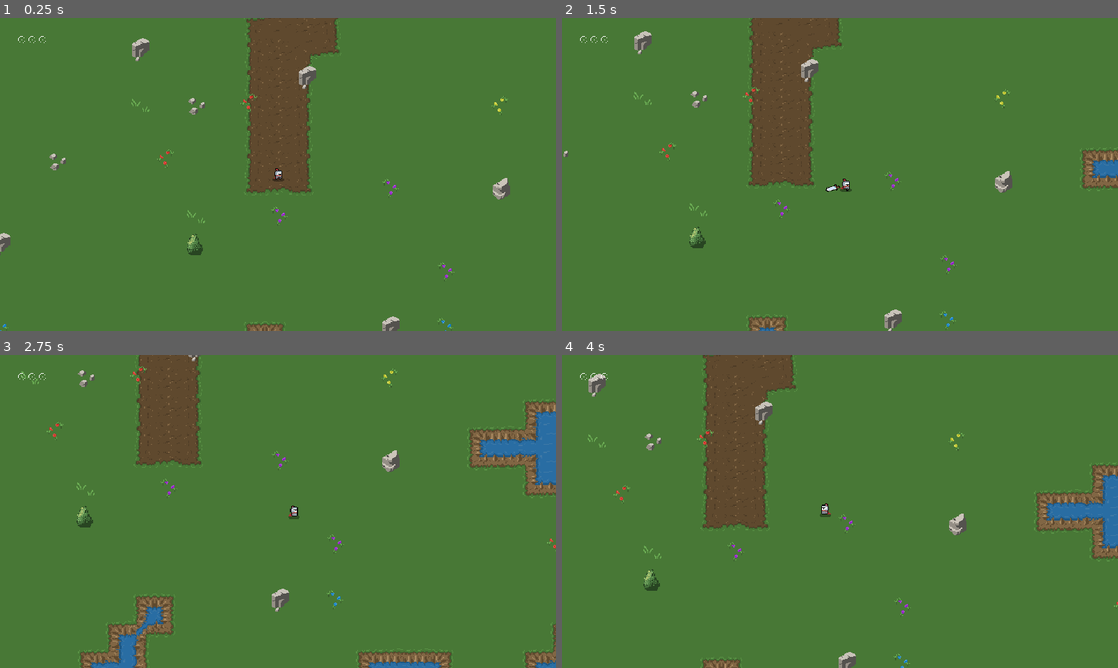
Above: before the commit, frames 1-4 (two rows, left to right).
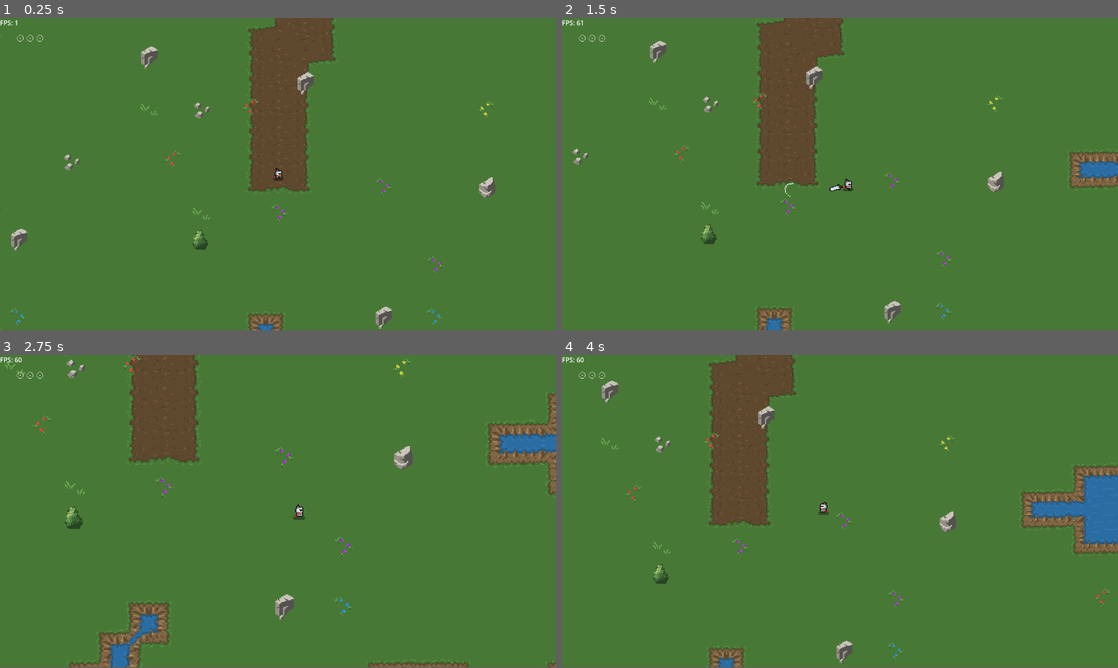
Above: after the commit, the same moments.

Repository: ZenithStar/mfgj_summer23
Game: Godot game, scene res://levels/test_level.tscn
Two runs of this game, one before a commit and one after it. Both use one fixed random seed, a clock stepped at 60 frames per second and the inputs below.
Inputs (mouse positions are in pixels of both pictures, inside the frame that each line leads up to):
- Up to frame 1 (0.25 s): no input
- Up to frame 2 (1.5 s): tap Enter at 0.5 s; move the mouse to (962, 158) at 0.52 s; hold D (move_right) 0.53-1.28 s; tap Space (action) at 0.6 s; click (962, 158) at 0.8 s; move the mouse to (728, 190) at 1.27 s; hold S (move_down) from 1.28 s (still down); click (728, 190) at 1.35 s
- Up to frame 3 (2.75 s): tap Mouse wheel up (zoom_in, bound only after the commit) at 1.55, 2.1 s; move the mouse to (333, 442) at 2.02 s; release S (move_down) at 2.03 s; hold D (move_right) from 2.03 s (still down); tap Mouse wheel down (zoom_out, bound only after the commit) at 2.3 s
- Up to frame 4 (4 s): move the mouse to (812, 574) at 2.77 s; release D (move_right) at 2.78 s; hold W (move_up) 2.78-3.53 s; tap Mouse wheel down (zoom_out, bound only after the commit) at 2.85 s; tap Space (action) at 3.05, 3.6 s; move the mouse to (1006, 558) at 3.52 s; hold A (move_left) from 3.53 s (still down); click (1006, 558) at 3.8 s
In our replay, the window is 800x450 before the commit and 800x449 after it. These sizes can differ from the game's own. Grey fills any space a smaller window leaves; there, only what the larger window draws over its background counts as a difference.

The runs differ from the first frame. In frame 1, 3.5% of the frame differs, in the area x 0-92%, y 0-100%; in frame 2, 4.7%; in frame 3, 8.2%, in the area x 0-100%, y 0-100%; in frame 4, 5.9%.

Commit message:
Added a sword beam attack. Implemented camera zoom

Diff:
--- /dev/null
+++ b/assets/v1.1 dungeon crawler 16X16 pixel pack/effects (new)/enemy_afterdead_explosion.tres
@@ -0,0 +1,37 @@
+[gd_resource type="SpriteFrames" load_steps=5 format=3 uid="uid://chj825k5omvdo"]
+
+[ext_resource type="Texture2D" uid="uid://qdnvqcly2j41" path="res://assets/v1.1 dungeon crawler 16X16 pixel pack/effects (new)/enemy_afterdead_explosion_anim_f0.png" id="1_15yx7"]
+[ext_resource type="Texture2D" uid="uid://dro3rul66c15t" path="res://assets/v1.1 dungeon crawler 16X16 pixel pack/effects (new)/enemy_afterdead_explosion_anim_f1.png" id="2_bp0qt"]
+[ext_resource type="Texture2D" uid="uid://dqgj55x6q4dlx" path="res://assets/v1.1 dungeon crawler 16X16 pixel pack/effects (new)/enemy_afterdead_explosion_anim_f2.png" id="3_strv1"]
+[ext_resource type="Texture2D" uid="uid://csxql3hu33f4w" path="res://assets/v1.1 dungeon crawler 16X16 pixel pack/effects (new)/enemy_afterdead_explosion_anim_f3.png" id="4_5dtmi"]
+
+[resource]
+animations = [{
+"frames": [{
+"duration": 1.0,
+"texture": null
+}],
+"loop": false,
+"name": &"RESET",
+"speed": 10.0
+}, {
+"frames": [{
+"duration": 1.0,
+"texture": ExtResource("1_15yx7")
+}, {
+"duration": 1.0,
+"texture": ExtResource("2_bp0qt")
+}, {
+"duration": 1.0,
+"texture": ExtResource("3_strv1")
+}, {
+"duration": 1.0,
+"texture": ExtResource("4_5dtmi")
+}, {
+"duration": 1.0,
+"texture": null
+}],
+"loop": false,
+"name": &"death",
+"speed": 10.0
+}]
--- /dev/null
+++ b/assets/v1.1 dungeon crawler 16X16 pixel pack/effects (new)/slash_frames.tres
@@ -0,0 +1,25 @@
+[gd_resource type="SpriteFrames" load_steps=4 format=3 uid="uid://d0jntlxb2rtt4"]
+
+[ext_resource type="Texture2D" uid="uid://deeeugbi03rei" path="res://assets/v1.1 dungeon crawler 16X16 pixel pack/effects (new)/slash_effect_anim_f0.png" id="1_rhi7i"]
+[ext_resource type="Texture2D" uid="uid://c0i0sutdkt2tt" path="res://assets/v1.1 dungeon crawler 16X16 pixel pack/effects (new)/slash_effect_anim_f1.png" id="2_tbam7"]
+[ext_resource type="Texture2D" uid="uid://n4m27opim6wq" path="res://assets/v1.1 dungeon crawler 16X16 pixel pack/effects (new)/slash_effect_anim_f2.png" id="3_48ttf"]
+
+[resource]
+animations = [{
+"frames": [{
+"duration": 1.0,
+"texture": ExtResource("1_rhi7i")
+}, {
+"duration": 1.0,
+"texture": ExtResource("2_tbam7")
+}, {
+"duration": 1.0,
+"texture": ExtResource("3_48ttf")
+}, {
+"duration": 1.0,
+"texture": null
+}],
+"loop": false,
+"name": &"default",
+"speed": 8.0
+}]
--- a/prefabs/ai/overlay_ui.tscn
+++ b/prefabs/ai/overlay_ui.tscn
@@ -5,3 +5,7 @@
 [node name="HUD" type="CanvasLayer"]
 layer = 100
 script = ExtResource("1_escde")
+
+[node name="FPS" type="Label" parent="."]
+offset_right = 40.0
+offset_bottom = 23.0
--- a/prefabs/bat.tscn
+++ b/prefabs/bat.tscn
@@ -1,12 +1,14 @@
-[gd_scene load_steps=34 format=3 uid="uid://bd4xkstaqln3m"]
+[gd_scene load_steps=39 format=3 uid="uid://bd4xkstaqln3m"]
 
 [ext_resource type="Script" path="res://scripts/bat.gd" id="1_jso4m"]
 [ext_resource type="SpriteFrames" uid="uid://cdbwbvrp3o5sf" path="res://assets/v1.1 dungeon crawler 16X16 pixel pack/enemies/flying creature/flier.tres" id="1_u5jt1"]
 [ext_resource type="Script" path="res://prefabs/ai/BatEnemyAI.gd" id="2_qkhfp"]
+[ext_resource type="PackedScene" uid="uid://wpjhrdphohf2" path="res://prefabs/enemy_dead.tscn" id="3_qb46c"]
 [ext_resource type="AudioStream" uid="uid://dsmobkj451sj3" path="res://assets/Meta data assets files/sounds/fx/select.wav" id="3_rl07a"]
 [ext_resource type="Script" path="res://addons/beehave/nodes/composites/selector.gd" id="4_imk3u"]
 [ext_resource type="Script" path="res://addons/beehave/nodes/composites/selector_reactive.gd" id="4_mhx13"]
 [ext_resource type="Script" path="res://addons/beehave/nodes/composites/sequence.gd" id="5_5o2i8"]
+[ext_resource type="AudioStream" uid="uid://dpoghggshbuoe" path="res://assets/Meta data assets files/sounds/fx/thorn.wav" id="5_ikygq"]
 [ext_resource type="Script" path="res://addons/beehave/nodes/composites/sequence_reactive.gd" id="5_p0i0k"]
 [ext_resource type="PackedScene" uid="uid://cmmnyywipci2m" path="res://prefabs/ai/low_hp.tscn" id="6_sokal"]
 [ext_resource type="PackedScene" uid="uid://dxqiqx50rb1bs" path="res://prefabs/ai/flee.tscn" id="8_0tpbl"]
@@ -78,25 +80,13 @@
 
 [sub_resource type="Animation" id="Animation_ta1bl"]
 resource_name = "die"
-tracks/0/type = "value"
-tracks/0/imported = false
-tracks/0/enabled = true
-tracks/0/path = NodePath(".:modulate")
-tracks/0/interp = 1
-tracks/0/loop_wrap = true
-tracks/0/keys = {
-"times": PackedFloat32Array(0, 1),
-"transitions": PackedFloat32Array(1, 1),
-"update": 0,
-"values": [Color(1, 1, 1, 1), Color(1, 1, 1, 0)]
-}
-tracks/1/type = "method"
-tracks/1/imported = false
-tracks/1/enabled = true
-tracks/1/path = NodePath(".")
-tracks/1/interp = 1
-tracks/1/loop_wrap = true
-tracks/1/keys = {
+tracks/0/type = "method"
+tracks/0/imported = false
+tracks/0/enabled = true
+tracks/0/path = NodePath(".")
+tracks/0/interp = 1
+tracks/0/loop_wrap = true
+tracks/0/keys = {
 "times": PackedFloat32Array(1),
 "transitions": PackedFloat32Array(1),
 "values": [{
@@ -104,20 +94,32 @@
 "method": &"queue_free"
 }]
 }
+tracks/1/type = "value"
+tracks/1/imported = false
+tracks/1/enabled = true
+tracks/1/path = NodePath("AnimatedSprite2D:modulate")
+tracks/1/interp = 1
+tracks/1/loop_wrap = true
+tracks/1/keys = {
+"times": PackedFloat32Array(0, 0.5),
+"transitions": PackedFloat32Array(1, 1),
+"update": 0,
+"values": [Color(1, 1, 1, 1), Color(1, 1, 1, 0)]
+}
 
 [sub_resource type="Animation" id="Animation_w7apj"]
 resource_name = "healing"
 tracks/0/type = "value"
 tracks/0/imported = false
 tracks/0/enabled = true
-tracks/0/path = NodePath(".:modulate")
+tracks/0/path = NodePath("AnimatedSprite2D:modulate")
 tracks/0/interp = 1
 tracks/0/loop_wrap = true
 tracks/0/keys = {
 "times": PackedFloat32Array(0, 0.5, 1),
 "transitions": PackedFloat32Array(1, 1, 1),
 "update": 0,
-"values": [Color(1, 1, 1, 1), Color(0.447059, 1, 0.458824, 1), Color(1, 1, 1, 1)]
+"values": [Color(1, 1, 1, 1), Color(0, 1, 0, 1), Color(1, 1, 1, 1)]
 }
 
 [sub_resource type="AnimationLibrary" id="AnimationLibrary_gjfkr"]
@@ -164,6 +166,56 @@
 "exclaim": SubResource("Animation_03wtm")
 }
 
+[sub_resource type="Animation" id="Animation_6wuqg"]
+resource_name = "RESET"
+tracks/0/type = "value"
+tracks/0/imported = false
+tracks/0/enabled = true
+tracks/0/path = NodePath("../AnimatedSprite2D:modulate")
+tracks/0/interp = 1
+tracks/0/loop_wrap = true
+tracks/0/keys = {
+"times": PackedFloat32Array(0),
+"transitions": PackedFloat32Array(1),
+"update": 0,
+"values": [Color(1, 1, 1, 1)]
+}
+
+[sub_resource type="Animation" id="Animation_c7u7n"]
+resource_name = "death"
+tracks/0/type = "value"
+tracks/0/imported = false
+tracks/0/enabled = true
+tracks/0/path = NodePath("../AnimatedSprite2D:modulate")
+tracks/0/interp = 1
+tracks/0/loop_wrap = true
+tracks/0/keys = {
+"times": PackedFloat32Array(0, 1),
+"transitions": PackedFloat32Array(1, 1),
+"update": 0,
+"values": [Color(1, 1, 1, 1), Color(0, 0, 0, 0)]
+}
+tracks/1/type = "method"
+tracks/1/imported = false
+tracks/1/enabled = true
+tracks/1/path = NodePath("..")
+tracks/1/interp = 1
+tracks/1/loop_wrap = true
+tracks/1/keys = {
+"times": PackedFloat32Array(1),
+"transitions": PackedFloat32Array(1),
+"values": [{
+"args": [],
+"method": &"queue_free"
+}]
+}
+
+[sub_resource type="AnimationLibrary" id="AnimationLibrary_ocetj"]
+_data = {
+"RESET": SubResource("Animation_6wuqg"),
+"death": SubResource("Animation_c7u7n")
+}
+
 [node name="Spawn" type="Node2D"]
 
 [node name="Bat" type="CharacterBody2D" parent="."]
@@ -180,6 +232,8 @@
 animation = &"fly"
 autoplay = "fly"
 frame_progress = 0.448274
+
+[node name="DeathAnimation" parent="Bat" instance=ExtResource("3_qb46c")]
 
 [node name="Exclamation" type="Label" parent="Bat"]
 modulate = Color(1, 1, 1, 0)
@@ -194,6 +248,9 @@
 stream = ExtResource("3_rl07a")
 volume_db = -20.0
 
+[node name="HitSFX" type="AudioStreamPlayer2D" parent="Bat"]
+stream = ExtResource("5_ikygq")
+
 [node name="Detection" type="Area2D" parent="Bat"]
 collision_layer = 0
 collision_mask = 33
@@ -252,7 +309,7 @@
 [node name="OrbitTimeout" type="Node" parent="Bat/BatEnemyAI/SelectorReactiveComposite/High HP/Attack"]
 script = ExtResource("12_j80wp")
 success_on_timeout = true
-wait_time = 5.882
+wait_time = 6.22142
 
 [node name="Orbit" parent="Bat/BatEnemyAI/SelectorReactiveComposite/High HP/Attack/OrbitTimeout" instance=ExtResource("11_vni1q")]
 
@@ -275,5 +332,11 @@
 "": SubResource("AnimationLibrary_3x3tg")
 }
 
+[node name="DeathAnimationPlayer" type="AnimationPlayer" parent="Bat"]
+root_node = NodePath("../AnimationPlayer")
+libraries = {
+"": SubResource("AnimationLibrary_ocetj")
+}
+
 [connection signal="body_entered" from="Bat/Detection" to="Bat/Detection" method="_on_body_entered"]
 [connection signal="body_exited" from="Bat/Detection" to="Bat/Detection" method="_on_body_exited"]
--- /dev/null
+++ b/prefabs/enemy_dead.tscn
@@ -0,0 +1,8 @@
+[gd_scene load_steps=2 format=3 uid="uid://wpjhrdphohf2"]
+
+[ext_resource type="SpriteFrames" uid="uid://chj825k5omvdo" path="res://assets/v1.1 dungeon crawler 16X16 pixel pack/effects (new)/enemy_afterdead_explosion.tres" id="1_gxj1h"]
+
+[node name="AnimatedSprite2D" type="AnimatedSprite2D"]
+sprite_frames = ExtResource("1_gxj1h")
+animation = &"death"
+autoplay = "RESET"
--- a/prefabs/hero.tscn
+++ b/prefabs/hero.tscn
@@ -62,8 +62,9 @@
 [node name="Camera2D" type="Camera2D" parent="."]
 zoom = Vector2(2, 2)
 position_smoothing_enabled = true
+position_smoothing_speed = 4.0
 
-[node name="HitSFX" type="AudioStreamPlayer" parent="."]
+[node name="HitSFX" type="AudioStreamPlayer2D" parent="."]
 stream = ExtResource("3_tfj4s")
 
 [node name="AnimationPlayer" type="AnimationPlayer" parent="."]
--- a/prefabs/sword.tscn
+++ b/prefabs/sword.tscn
@@ -1,8 +1,7 @@
-[gd_scene load_steps=5 format=3 uid="uid://dryedq7fcyqo7"]
+[gd_scene load_steps=4 format=3 uid="uid://dryedq7fcyqo7"]
 
 [ext_resource type="Script" path="res://scripts/sword_swing.gd" id="1_hufl4"]
 [ext_resource type="Texture2D" uid="uid://da72ksp76081g" path="res://assets/v1.1 dungeon crawler 16X16 pixel pack/heroes/knight/weapon_sword_1.png" id="2_3snwx"]
-[ext_resource type="AudioStream" uid="uid://dpoghggshbuoe" path="res://assets/Meta data assets files/sounds/fx/thorn.wav" id="3_f6efm"]
 
 [sub_resource type="CapsuleShape2D" id="CapsuleShape2D_q8fq0"]
 radius = 2.0
@@ -23,7 +22,4 @@
 rotation = 0.785398
 shape = SubResource("CapsuleShape2D_q8fq0")
 
-[node name="HitSFX" type="AudioStreamPlayer" parent="."]
-stream = ExtResource("3_f6efm")
-
 [connection signal="body_entered" from="." to="." method="_on_body_entered"]
--- /dev/null
+++ b/prefabs/sword_beam.tscn
@@ -0,0 +1,20 @@
+[gd_scene load_steps=3 format=3 uid="uid://bbnrtwcsup8ht"]
+
+[ext_resource type="SpriteFrames" uid="uid://d0jntlxb2rtt4" path="res://assets/v1.1 dungeon crawler 16X16 pixel pack/effects (new)/slash_frames.tres" id="1_1a7t5"]
+[ext_resource type="Script" path="res://scripts/sword_beam.gd" id="1_hy4f7"]
+
+[node name="Sword Beam" type="Area2D"]
+collision_layer = 0
+collision_mask = 240
+script = ExtResource("1_hy4f7")
+
+[node name="AnimatedSprite2D" type="AnimatedSprite2D" parent="."]
+position = Vector2(16, 0)
+sprite_frames = ExtResource("1_1a7t5")
+autoplay = "default"
+
+[node name="CollisionPolygon2D" type="CollisionPolygon2D" parent="."]
+position = Vector2(16, 0)
+polygon = PackedVector2Array(-2, -8, 3, -3, 3, 3, -2, 8, -8, 8, -1, 0, -8, -8)
+
+[connection signal="body_entered" from="." to="." method="_on_body_entered"]
--- a/project.godot
+++ b/project.godot
@@ -23,10 +23,9 @@
 
 [display]
 
-window/size/viewport_width=1280
-window/size/viewport_height=720
+window/size/viewport_width=1366
+window/size/viewport_height=768
 window/size/mode=2
-window/stretch/mode="canvas_items"
 
 [editor_plugins]
 
@@ -95,10 +94,21 @@
 "events": [Object(InputEventMouseButton,"resource_local_to_scene":false,"resource_name":"","device":-1,"window_id":0,"a …(257 unchanged characters)…
 ]
 }
+zoom_in={
+"deadzone": 0.5,
+"events": [Object(InputEventMouseButton,"resource_local_to_scene":false,"resource_name":"","device":-1,"window_id":0,"alt_pressed":false,"shift_pressed":false,"ctrl_pressed":false,"meta_pressed":false,"button_mask":8,"position":Vector2(270, 14),"global_position":Vector2(274, 57),"factor":1.0,"button_index":4,"canceled":false,"pressed":true,"double_click":false,"script":null)
+]
+}
+zoom_out={
+"deadzone": 0.5,
+"events": [Object(InputEventMouseButton,"resource_local_to_scene":false,"resource_name":"","device":-1,"window_id":0,"alt_pressed":false,"shift_pressed":false,"ctrl_pressed":false,"meta_pressed":false,"button_mask":16,"position":Vector2(226, 14),"global_position":Vector2(230, 57),"factor":1.0,"button_index":5,"canceled":false,"pressed":true,"double_click":false,"script":null)
+]
+}
 
 [rendering]
 
 textures/canvas_textures/default_texture_filter=0
 renderer/rendering_method="gl_compatibility"
 renderer/rendering_method.mobile="gl_compatibility"
+2d/snap/snap_2d_transforms_to_pixel=true
 2d/snap/snap_2d_vertices_to_pixel=true
--- a/scripts/bat.gd
+++ b/scripts/bat.gd
@@ -12,6 +12,7 @@
 @onready var patrol_angle: float = randf_range(-PI, PI)
 @onready var patrol_angle_i: float = randf_range(-1000.0, 1000.0)
 @onready var patrol_velocity_i: float = randf_range(-1000.0, 1000.0)
+
 
 func patrol():
 	patrol_angle += noise.get_noise_1d(patrol_angle_i) * patrol_angular_velocity
@@ -39,14 +40,14 @@
 	orbit_distance_i = randf_range(-1000.0, 1000.0)
 	return BeehaveTree.SUCCESS
 func orbit(charge:bool = false):
-	var offset = target.global_position - global_position
 	if current_collision != null:
 		if current_collision.get_collider() is Hero:
 			return BeehaveTree.SUCCESS
+	if target == null :
+		return BeehaveTree.FAILURE
+	var offset = target.global_position - global_position
 	if max_chase_distance < offset.length():
 		target = null
-		return BeehaveTree.FAILURE
-	elif target == null :
 		return BeehaveTree.FAILURE
 	else:
 		if charge:
--- a/scripts/enemy.gd
+++ b/scripts/enemy.gd
@@ -80,27 +80,34 @@
 
 @export var recovery_rate:float = 0.5
 func recover():
-	if current_hp < max_hp:
-		current_hp = clamp(current_hp + recovery_rate * get_physics_process_delta_time(), 0.0, max_hp)
-		command_velocity = Vector2.ZERO
-		$AnimationPlayer.play("healing")
-		return BeehaveTree.RUNNING
+	if state == State.ACTIVE:
+		if current_hp < max_hp:
+			current_hp = clamp(current_hp + recovery_rate * get_physics_process_delta_time(), 0.0, max_hp)
+			command_velocity = Vector2.ZERO
+			$AnimationPlayer.play("healing")
+			return BeehaveTree.RUNNING
+		else:
+			return BeehaveTree.SUCCESS
 	else:
-		return BeehaveTree.SUCCESS
+		return BeehaveTree.FAILURE
 
-func take_hit(damage: int, knockback: Vector2) -> bool:
+func take_hit(damage: float, knockback: Vector2, source: Hero) -> bool:
 	if state == State.ACTIVE:
 		current_hp -= damage
 		if current_hp <= 0:
 			command_velocity = Vector2.ZERO
 			response_velocity += knockback * knockback_factor
-			$AnimationPlayer.play("death")
+			$DeathAnimationPlayer.play("death")
+			$DeathAnimation.play("death")
 			$AnimatedSprite2D.stop()
 			state = State.DYING
 		else:
 			state = State.HITSTUN
 			$AnimationPlayer.play("damaged")
 			response_velocity += knockback * knockback_factor
+			if target == null:
+				establish_target(source)
+		$HitSFX.play()
 		return true
 	else:
 		return false
@@ -124,4 +131,5 @@
 		response_velocity *= velocity_decay
 		if response_velocity.length() < 10:
 			response_velocity = Vector2.ZERO
-			state = State.ACTIVE
+			if state == State.HITSTUN:
+				state = State.ACTIVE
--- a/scripts/hero.gd
+++ b/scripts/hero.gd
@@ -17,7 +17,8 @@
 enum State {ACTIVE, IMMUNE}
 @onready var state: State = State.ACTIVE
 
-var sword_class : PackedScene = preload("res://prefabs/sword.tscn")
+const sword_class : PackedScene = preload("res://prefabs/sword.tscn")
+const sword_beam_class : PackedScene = preload("res://prefabs/sword_beam.tscn")
 
 @onready var last_direction: String = "_down"
 @onready var attacking:bool = false
@@ -25,6 +26,21 @@
 @onready var last_move_vector: Vector2 = Vector2(0.0,1.0)
 @onready var external_impulse: Vector2 = Vector2.ZERO
 @onready var current_hp = Globals.life
+@export var zoom_rate: float = pow(2.0, 1.0/10.0)
+func _input(event):
+	if event.is_action("zoom_in"):
+		$Camera2D.zoom = $Camera2D.zoom * zoom_rate
+	elif event.is_action("zoom_out"):
+		$Camera2D.zoom = $Camera2D.zoom / zoom_rate
+
+func attack(direction):
+	if sword == null:
+		sword = sword_class.instantiate()
+		sword.rotation = atan2(direction.y, direction.x)
+		add_child(sword)
+		var sword_beam = sword_beam_class.instantiate()
+		sword_beam.set_direction(direction)
+		add_child(sword_beam)
 
 func _physics_process(_delta):
 	var input_direction = Input.get_vector(move_left, move_right, move_up, move_down)
@@ -40,21 +56,12 @@
 	else:
 		$AnimatedSprite2D.play("idle")
 	if action_direction.length() > 0:
-		if sword == null:
-			sword = sword_class.instantiate()
-			sword.rotation = atan2(action_direction.y, action_direction.x)
-			add_child(sword)
+		attack(action_direction)
 	if Input.is_action_pressed(action):
-		if sword == null:
-			sword = sword_class.instantiate()
-			sword.rotation = atan2(last_move_vector.y, last_move_vector.x)
-			add_child(sword)
+		attack(last_move_vector)
 	if Input.is_action_pressed(action_mouse):
-		if sword == null:
-			sword = sword_class.instantiate()
-			var offset = get_global_mouse_position() - global_position
-			sword.rotation = atan2(offset.y, offset.x)
-			add_child(sword)
+		var offset = get_global_mouse_position() - global_position
+		attack(offset)
 	velocity = input_direction * speed + external_impulse
 	move_and_slide()
 	if state == State.IMMUNE:
--- a/scripts/hud.gd
+++ b/scripts/hud.gd
@@ -10,3 +10,6 @@
 		var icon = health_icon_class.instantiate()
 		icon.position = health_origin + health_icon_increment * i
 		add_child(icon)
+
+func _process(_delta):
+	$FPS.text = "FPS: " + str(Engine.get_frames_per_second())
--- /dev/null
+++ b/scripts/sword_beam.gd
@@ -0,0 +1,25 @@
+extends Area2D
+class_name SwordBeam
+
+@export var linear_velocity = 500.0
+@export var velocity: Vector2 = Vector2(500.0,0.0)
+@export var lifespan: float = 0.3
+@export var damage: float = 0.5
+@export var knockback: float = 100.0
+
+@onready var elapsed = 0.0
+
+func set_direction(direction):
+	rotation = atan2(direction.y, direction.x)
+	velocity = direction.normalized() * linear_velocity
+
+func _physics_process(delta):
+	elapsed += delta
+	if elapsed > lifespan:
+		queue_free()
+	position += velocity * delta
+
+func _on_body_entered(body):
+	var angle = rotation
+	if body is Enemy:
+		body.take_hit( damage , velocity.normalized() * knockback , get_parent())
--- a/scripts/sword_swing.gd
+++ b/scripts/sword_swing.gd
@@ -1,7 +1,7 @@
 extends Area2D
 class_name SwordSwing
 
-@export var swing_duration = 0.3
+@export var lifespan = 0.3
 @export var swing_angle = 90.0
 @export var radius_offset = 6.0
 @export var damage: float = 1.0
@@ -11,12 +11,11 @@
 
 func _physics_process(delta):
 	elapsed += delta
-	if elapsed > swing_duration:
+	if elapsed > lifespan:
 		queue_free()
-	rotation_degrees += swing_angle * delta / swing_duration
+	rotation_degrees += swing_angle * delta / lifespan
 
 func _on_body_entered(body):
 	var angle = rotation + $CollisionShape2D.rotation
 	if body is Enemy:
-		if body.take_hit( damage , knockback * Vector2(sin(angle), -cos(angle))):
-			$HitSFX.play()
+		body.take_hit( damage , knockback * Vector2(sin(angle), -cos(angle)) , get_parent())
